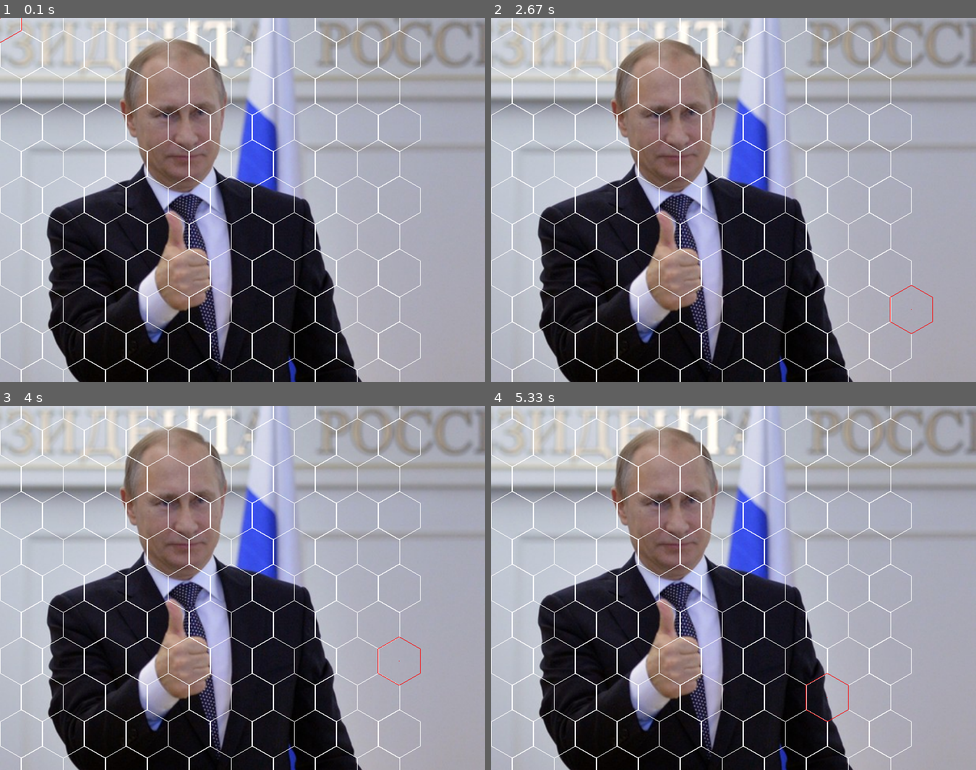
Above: before the commit, frames 1-4 (two rows, left to right).
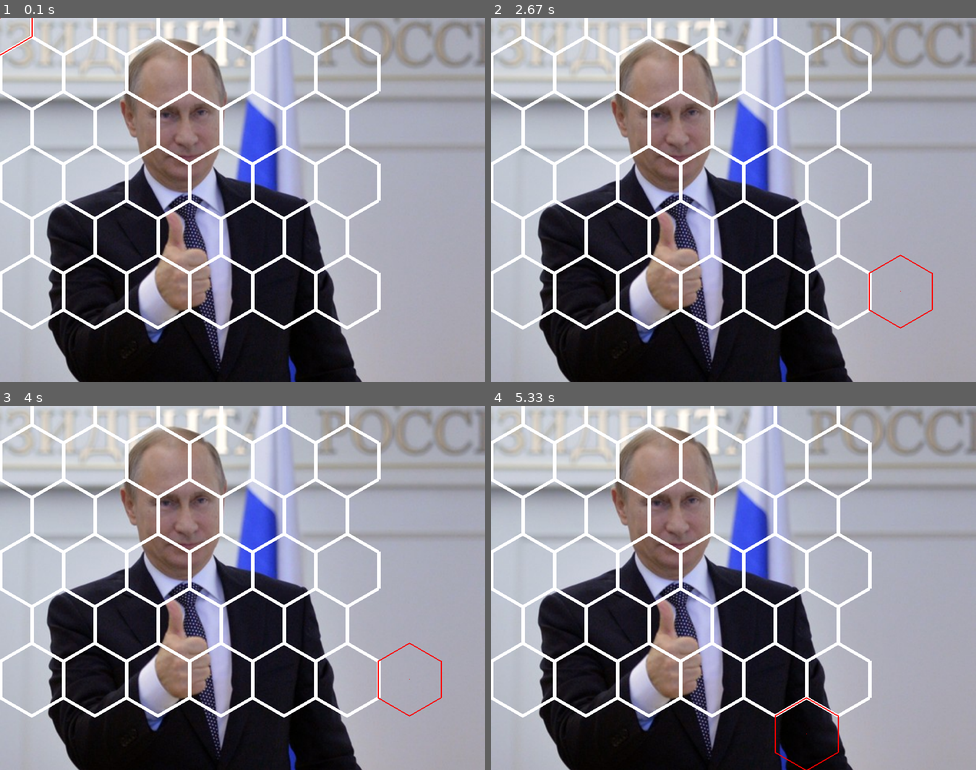
Above: after the commit, the same moments.

Repository: eurruty/pygameExperiments
Game: pygame game, started from Test1/src/main.py
The game is run twice, just before and just after one commit, with the same random seed, the same clock (stepped at 60 frames per second) and the same inputs. The source is Python 2; it was converted automatically to run under Python 3.
Inputs (mouse positions are in pixels of both pictures, inside the frame that each line leads up to):
- Up to frame 1 (0.1 s): no input
- Up to frame 2 (2.67 s): click (888, 189) at 0.38 s; click (583, 287) at 0.72 s; click (912, 327) at 1.05 s; click (617, 127) at 1.38 s; click (733, 243) at 1.72 s; click (665, 123) at 2.05 s; click (903, 294) at 2.38 s
- Up to frame 3 (4 s): click (87, 624) at 2.72 s; click (101, 518) at 3.05 s; click (126, 653) at 3.38 s; click (417, 671) at 3.72 s
- Up to frame 4 (5.33 s): click (588, 722) at 4.05 s; click (583, 609) at 4.38 s; click (762, 689) at 4.72 s; click (820, 708) at 5.05 s

The runs differ from the first frame. In frame 1, 9.4% of the frame differs, in the area x 0-87%, y 0-100%; in frame 2, 9.5%, in the area x 0-92%, y 0-100%; in frame 3, 9.5%; in frame 4, 9.5%.

Commit message:
search implementation

Diff:
--- a/Test1/src/api/Hex.py
+++ b/Test1/src/api/Hex.py
@@ -2,9 +2,16 @@
 from api.Point import Point
 
 class Hex(object):
+
     SQRT3 = 3.0**0.5
+
+    # ~30 CCW
     S_ANGLE = 0.5
+
+    #CLOCK[  3 ]  [  1  ]  [  11 ]  [  9  ]  [  7  ]  [  5 ]
     DR = [(1, 0), (1, -1), (0, -1), (-1, 0), (-1, 1), (0, 1)]
+
+    #CLOCK[  2  ]  [  12 ]  [  10  ]  [  8  ]  [  6  ]  [  4 ]
     DG = [(2, -1), (1, -2), (-1, -1), (-2, 1), (-1, 2), (1, 1)]
 
     def __init__(self, q, r):
@@ -14,7 +21,7 @@
 
     def __eq__(self, other):
         if isinstance(other, self.__class__):
-            return self.__dict__ == other.__dict__
+            return (self.q == other.q and self.r == other.r and self.s == other.s)
         else:
             return NotImplemented
 
@@ -25,7 +32,7 @@
             return NotImplemented
 
     def __hash__(self):
-        return hash(tuple(sorted(self.__dict__.items())))
+        return hash(self.q, self.r, self.s)
 
     def __str__(self):
         return ("[" + str(self.q) + ", " + str(self.r) + ", " + str(self.s) + "]")
@@ -73,6 +80,9 @@
         self.r = r
         self.s = s
 
+    def getAxialCoords(self):
+        return(self.q, self.r)
+
     def add(self, h):
         self += h
 
@@ -94,16 +104,23 @@
         n += self
         return n
 
+    def getNeighbors(self):
+        ns = []
+        for i in range(0, 6):
+            n = self.getNeighbor(i)
+            ns.append(n)
+        return ns
+
     def getDiagNeighbor(self, d):
         n = Hex(Hex.DG[d])
         n += self
         return n
 
-    def getLength(self):
-        return self.__abs__()
+    def getLength(self, h):
+        return (h - self)
 
     def getDistance(self, h):
-        return h.__sub__(self)
+        return (abs(h.q - self.q) + abs(h.r - self.r) + abs(h.s - self.s)) // 2
 
     def getCenter(self, o, sz):
         x = int(round(o.x + (sz * Hex.SQRT3 * (self.q + self.r / 2.0))))
--- a/Test1/src/api/HexMap.py
+++ b/Test1/src/api/HexMap.py
@@ -1,15 +1,20 @@
 from Hex import Hex
+from PriorityQueue import PriorityQueue
 
 class HexMap(object):
-    def __init__(self, h, w):
+    def __init__(self, height, width):
+
+        self.height = height
+        self.width = width
+
         #define map
-        self.map = [None] * h
-        for i in range(h):
-            self.map[i] = [None] * w
+        self.map = [None] * height
+        for i in range(height):
+            self.map[i] = [None] * width
 
         #fill map
-        for i in range(h):
-            for j in range(w):
+        for i in range(height):
+            for j in range(width):
                 first = -(i // 2)
                 q = first + j
                 r = i
@@ -18,9 +23,56 @@
     def getHex(self, q, r):
         x = q - (r // 2)
         y = r
-        return self.map[x][y]
+        if 0 <= x < self.width and 0 <= y < self.height:
+            return self.map[x][y]
+        else:
+            return None
 
     def setHex(self, h):
-        x = h.q - (h.r // 2)
-        y = h.r
-        self.map[x][y] = h
+        if self.inBounds(h):
+            x = h.q + (h.r // 2)
+            y = h.r
+            self.map[x][y] = h
+
+    def getList(self):
+        hexList = ()
+        for i in range(self.map):
+            for j in range(self.map[i]):
+                hexList.append(self.map[i][j])
+        return hexList
+
+    def inBounds(self, h):
+        return 0 <= (h.q + (h.r // 2)) < self.width and 0 <= h.r < self.height
+
+    def search(self, start, goal):
+        frontier = PriorityQueue()
+        frontier.put(start, 0)
+        came_from = {}
+        cost_so_far = {}
+        came_from[start] = None
+        cost_so_far[start] = 0
+
+        while not frontier.empty():
+            current = frontier.get()
+
+            if current == goal:
+                break
+
+            for n in current.getNeighbors():
+                if self.inBounds(n):
+                    new_cost = cost_so_far[current] + HexMap.cost(current, n)
+                    if n not in cost_so_far or new_cost < cost_so_far[n]:
+                        cost_so_far[n] = new_cost
+                        priority = new_cost + HexMap.heuristic(goal, n)
+                        frontier.put(n, priority)
+                        came_from[n] = current
+
+        return came_from, cost_so_far
+
+    @staticmethod
+    def heuristic(a, b):
+        return a.getDistance(b)
+
+    @staticmethod
+    def cost(a, b):
+        return 1
--- /dev/null
+++ b/Test1/src/api/PriorityQueue.py
@@ -0,0 +1,14 @@
+import heapq
+
+class PriorityQueue:
+    def __init__(self):
+        self.ele = []
+
+    def empty(self):
+        return len(self.ele) == 0
+
+    def put(self, item, priority):
+        heapq.heappush(self.ele, (priority, item))
+
+    def get(self):
+        return heapq.heappop(self.elements)[1]
--- a/Test1/src/main.py
+++ b/Test1/src/main.py
@@ -5,7 +5,7 @@
 
 HEX_X = Hex(1, 0)
 HEX_Y = Hex(0, 1)
-HEX_SIZE = 40
+HEX_SIZE = 60
 SCREEN_WIDTH = 800
 SCREEN_HEIGHT = 600
 RESOLUTION = (SCREEN_WIDTH, SCREEN_HEIGHT)
@@ -22,7 +22,7 @@
 
 mouseCoord = None
 
-map = HexMap(20,10)
+map = HexMap(6,6)
 centerCoord = None
 hexCenter = None
 cornerCoords = None
@@ -86,6 +86,7 @@
     if mouseHex != testHex:
         testHex = mouseHex
         print(testHex)
+        print map.inBounds(testHex)
 
     centerCoord = testHex.getCenter(CENTER, HEX_SIZE)
     corners = testHex.getCornersAsList(CENTER, HEX_SIZE)
@@ -95,9 +96,9 @@
     for i in range(len(map.map)):
         for j in range(len(map.map[i])):
             currHexCorners = map.map[i][j].getCornersAsList(CENTER, HEX_SIZE)
-            pygame.draw.lines(screen, (255,255,255), True, currHexCorners, 1)
+            pygame.draw.lines(screen, (255,255,255), True, currHexCorners, 6)
     screen.blit(hexCenter, (centerCoord.x, centerCoord.y))
-    pygame.draw.lines(screen, (255,0,0), True, corners, 1)
+    pygame.draw.lines(screen, (255,0,0), True, corners, 2)
     pygame.display.flip()
 
 def destroy():
